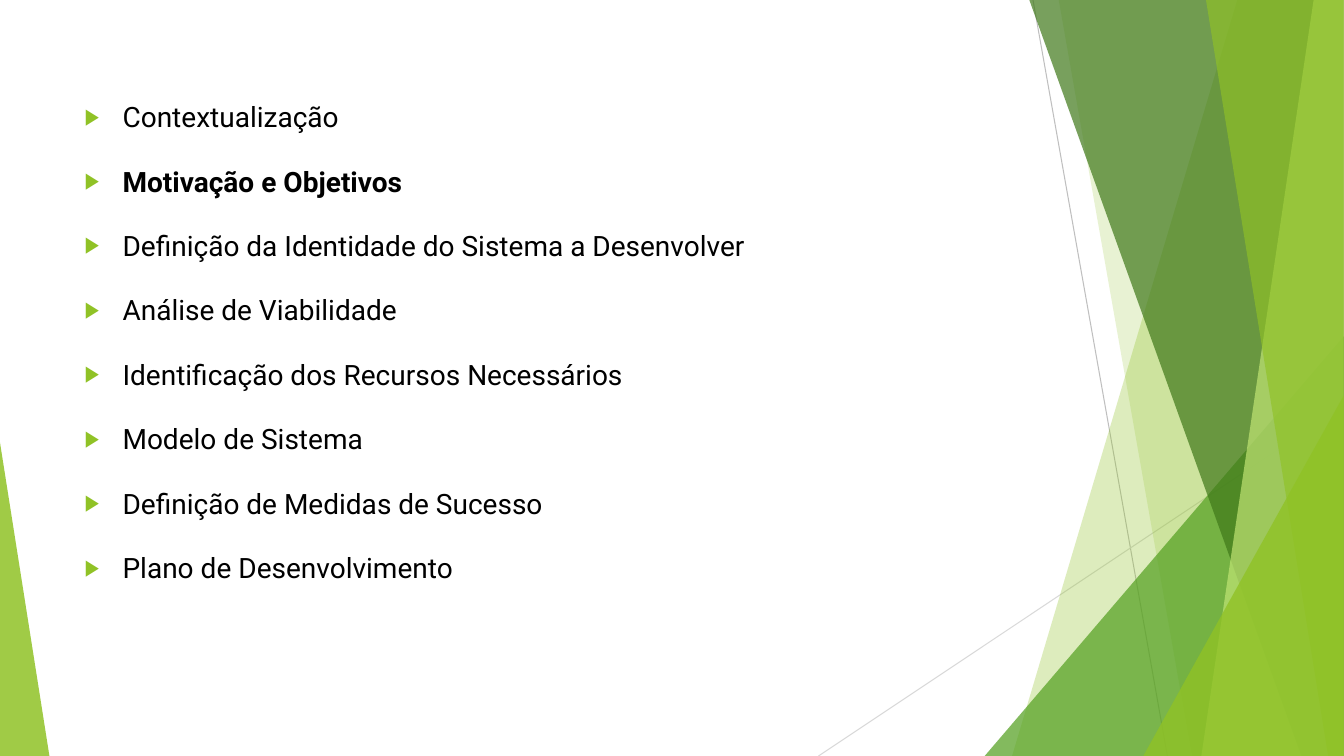
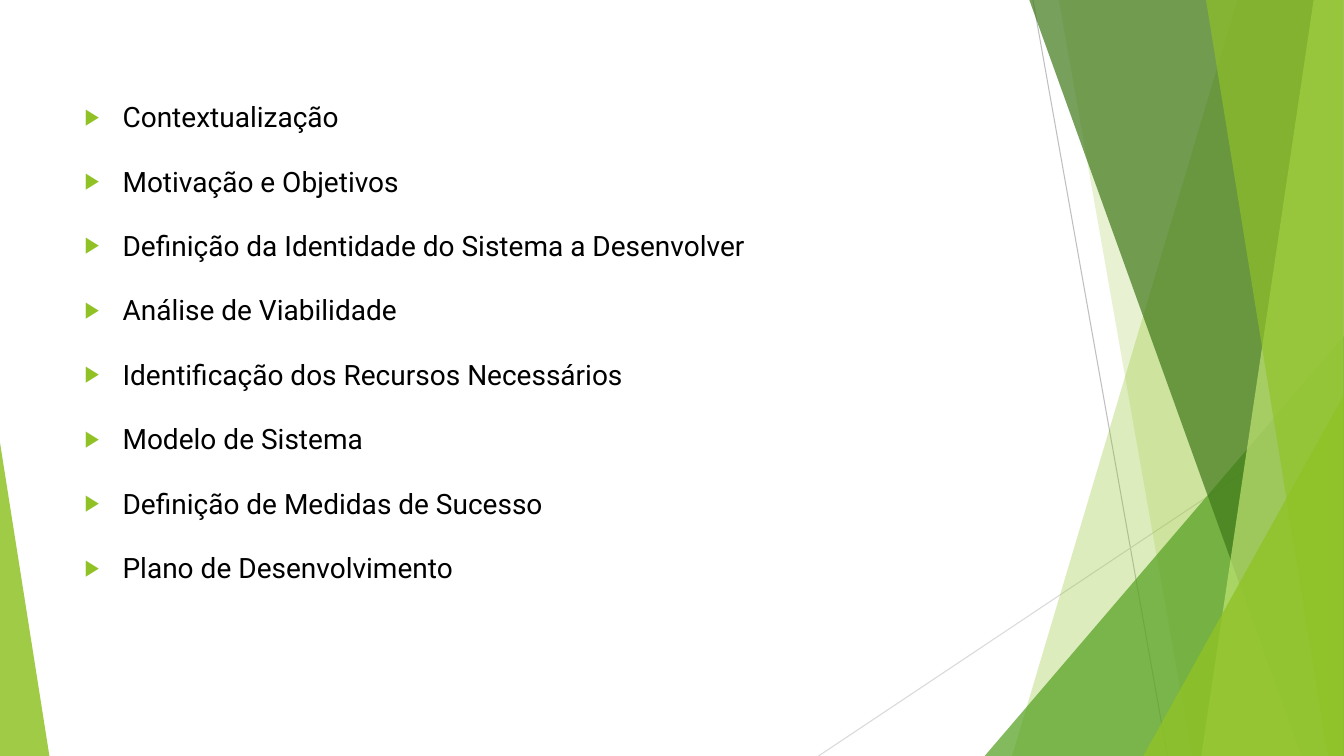
Before and after one commit to vitorjrc/babysitting-system, a slide deck: slide 2 of relatorio/LI4.pptx. Drawn at 1344x756 pixels with LibreOffice and Linux fonts; fonts in the diff are those of the drawing. Boxes give left, top, right and bottom in pixels: in the first picture for what was removed or moved away, otherwise in the second. Text is boxed around its words. In the diff, an @@ line names an element or a change of style, - is before the commit and + after.

```diff
--- a/relatorio/LI4.pptx
+++ b/relatorio/LI4.pptx
@@ text at box(123, 171, 398, 198): bold off in "Motivação e Objetivos" @@
```
Also in this commit, not shown: 11 other slides changed.
